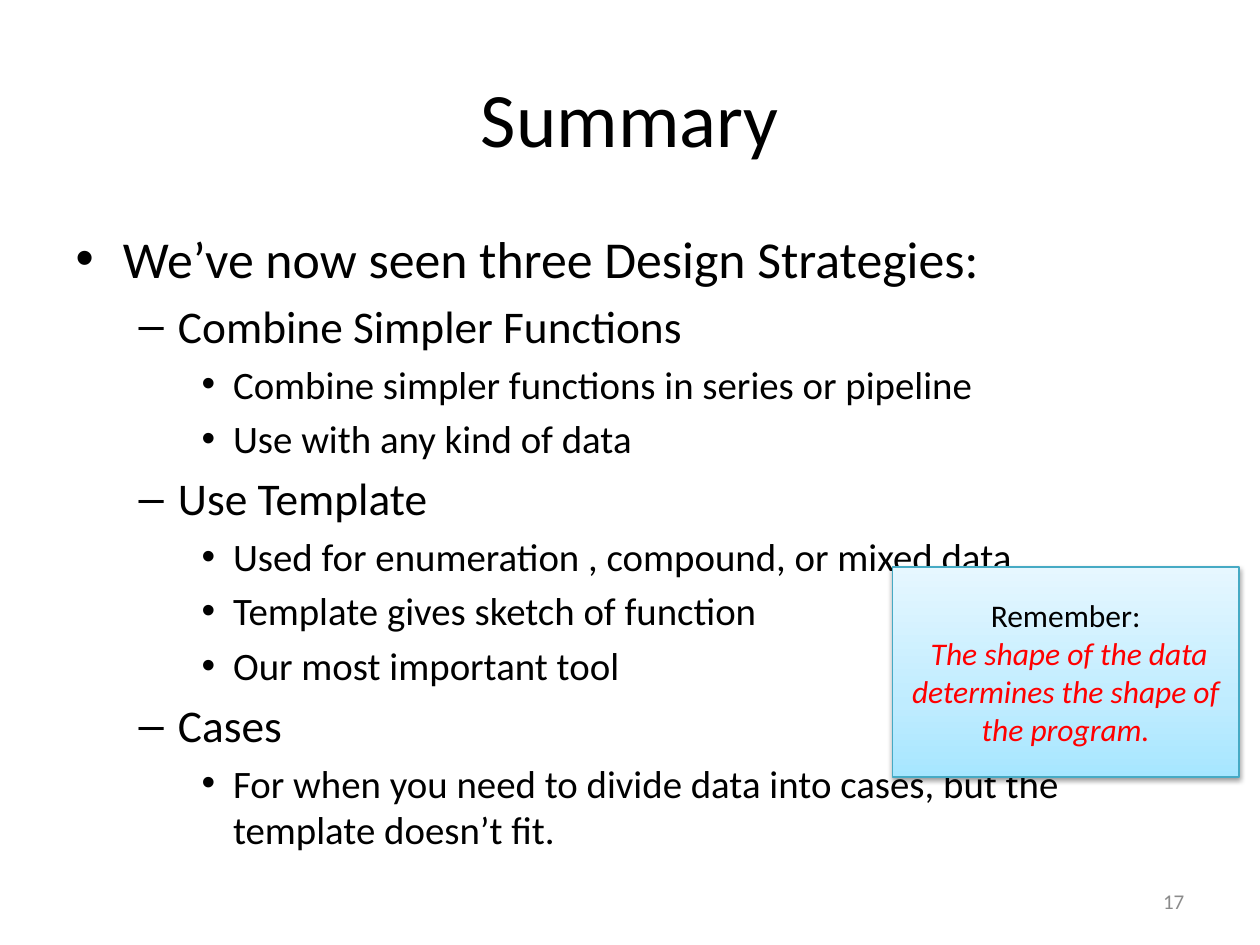
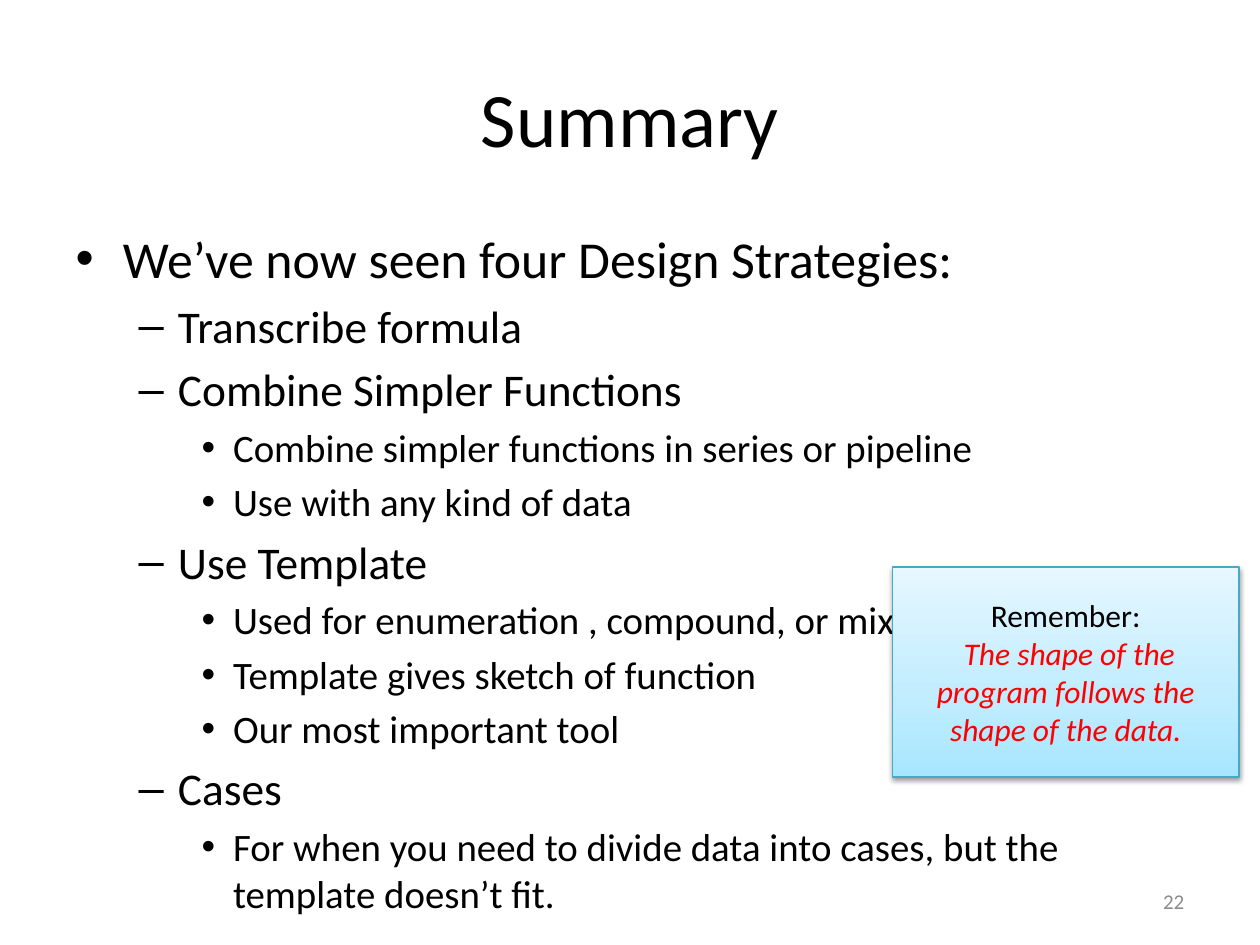
Before and after one commit to mwand/cs5010f17, a slide deck: slide 22 of Slides/Lesson 2.3 Examining More than One Value.pptx (slide 17 before the commit). Drawn at 1260x945 pixels with LibreOffice and Linux fonts; fonts in the diff are those of the drawing. Boxes give left, top, right and bottom in pixels: in the first picture for what was removed or moved away, otherwise in the second. Text is boxed around its words. In the diff, an @@ line names an element or a change of style, - is before the commit and + after.

```diff
--- a/Slides/Lesson 2.3 Examining More than One Value.pptx
+++ b/Slides/Lesson 2.3 Examining More than One Value.pptx
@@ text at bbox=[123, 241, 952, 344]: text changed @@
-• We’ve now seen three Design Strategies:
+• We’ve now seen four Design Strategies:
+  – Transcribe formula
@@ text in rectangle at bbox=[937, 643, 1195, 746]: text changed @@
-The shape of the data determines the shape of the program.
+The shape of the program follows the shape of the data.
@@ page number at bbox=[1163, 895, 1184, 909]: text changed @@
-17
+22
```
Also in this commit, not shown: 12 other slides changed, 7 slides added, 2 slides removed, 10 other files.
